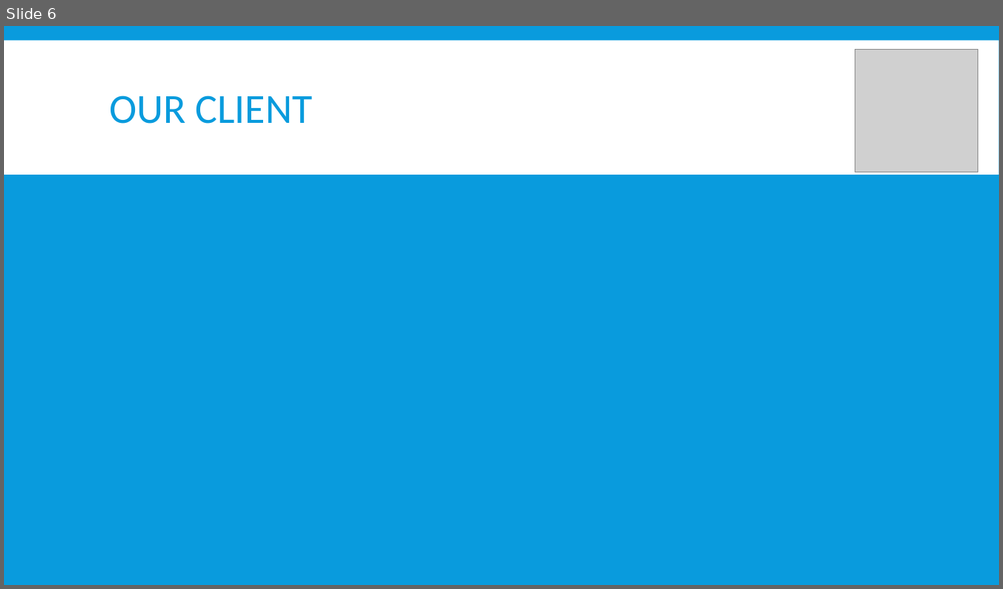
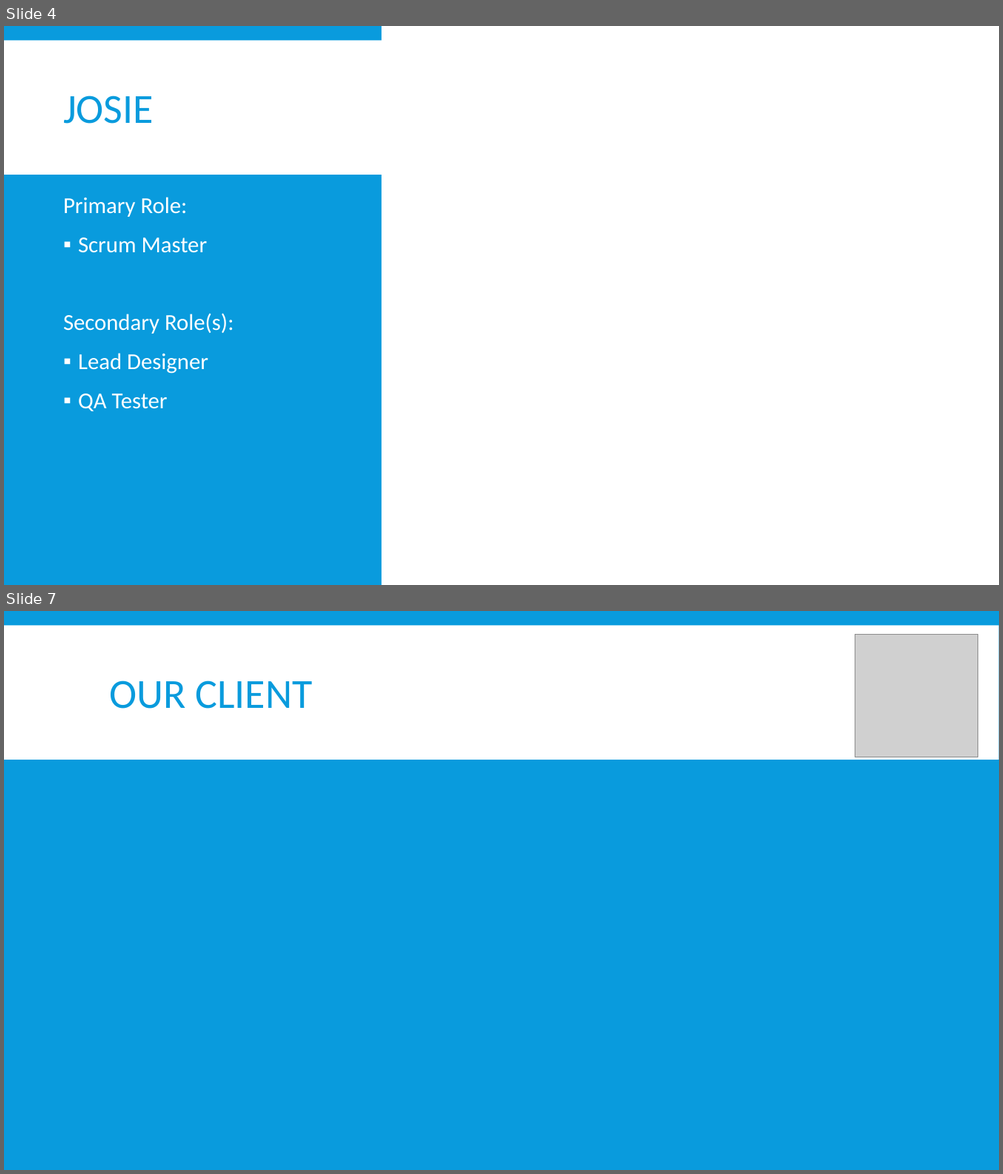
Before and after one commit to bobisapotato/dungeon, a slide deck: Documentation/Team Presentation.pptx. Shown one above the other, each under a label of ours: slide 6 before the commit, slides 4 and 7 after it; the slides between them are not shown. The pictures are 1003x589 and 1003x1174 pixels, drawn with LibreOffice and Linux fonts; fonts in the diff are those of the drawing; grey boxes stand for pictures. Boxes give left, top, right and bottom in pixels: in the first picture for what was removed or moved away, otherwise in the second. Text is boxed around its words. In the diff, an @@ line names an element or a change of style, - is before the commit and + after.

```diff
--- a/Documentation/Team Presentation.pptx
+++ b/Documentation/Team Presentation.pptx
@@ slide 4 added at <box>4,26,999,585</box>, background #099BDD; not listed: 1 template element that a slide beside it also shows @@
@@ rectangle added at <box>381,26,999,585</box>, fill #FFFFFF @@
@@ title added at <box>63,96,153,124</box>, 40 pt, text #099BDD @@
+JOSIE
@@ text added at <box>63,197,234,412</box>, 22 pt, text #FFFFFF @@
+Primary Role:
+▪ Scrum Master
+Secondary Role(s):
+▪ Lead Designer
+▪ QA Tester
@@ what was slide 6 is now slide 7 @@
```
Also in this commit, not shown: 2 slides changed, 4 other slides added, 4 slides removed, 1 other file.
